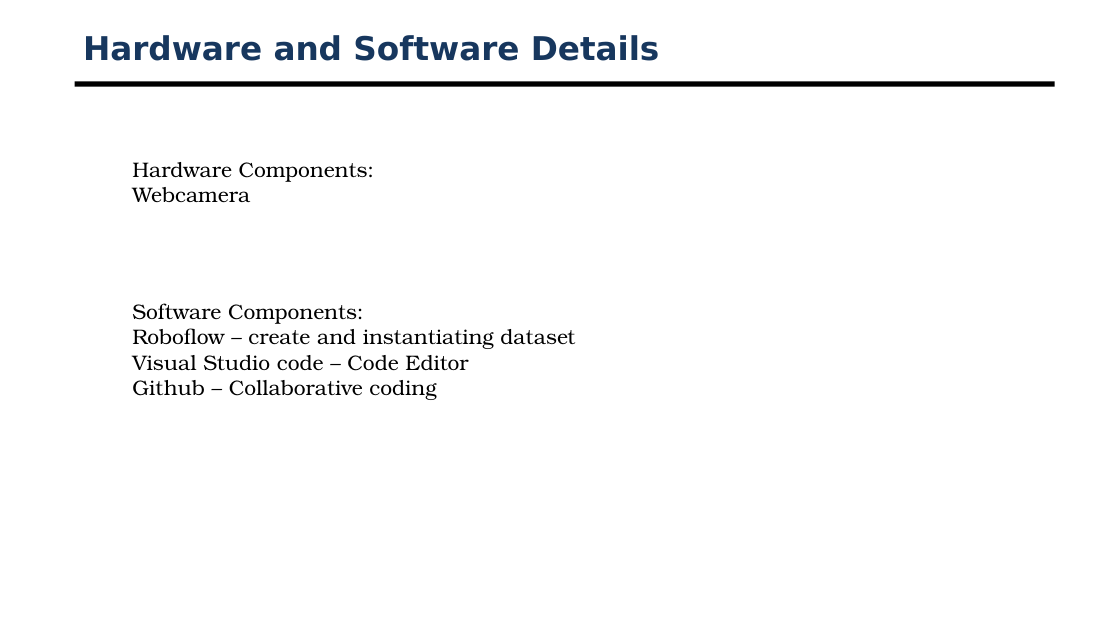
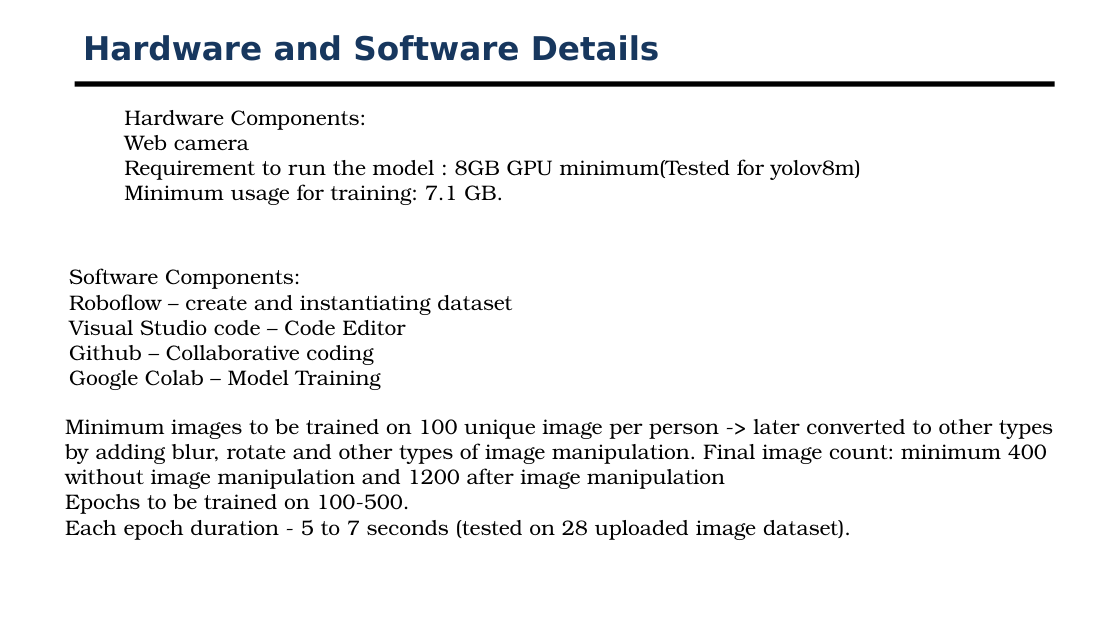
Before and after one commit to rishi-ragav/Sentinel-tracking-system, a slide deck: slide 7 of Review 1/Review 1.pptx (slide 6 before the commit). Drawn at 1120x630 pixels with LibreOffice and Linux fonts; fonts in the diff are those of the drawing; background and template pictures are left out. Boxes give left, top, right and bottom in pixels: in the first picture for what was removed or moved away, otherwise in the second. Text is boxed around its words. In the diff, an @@ line names an element or a change of style, - is before the commit and + after.

```diff
--- a/Review 1/Review 1.pptx
+++ b/Review 1/Review 1.pptx
@@ text "Hardware Components:": place and size @@
-text "Hardware Components:" at bbox=[132, 162, 375, 202]
+text "Hardware Components:" at bbox=[124, 110, 861, 205]
@@ text at bbox=[124, 135, 861, 205]: text changed @@
-Webcamera
+Web camera
+Requirement to run the model : 8GB GPU minimum(Tested for yolov8m)
+Minimum usage for training: 7.1 GB.
@@ text "Software Components:": place and size @@
-text "Software Components:" at bbox=[132, 303, 575, 400]
+text "Software Components:" at bbox=[69, 268, 512, 390]
@@ text at bbox=[69, 370, 381, 390]: paragraph added @@
+Google Colab – Model Training
@@ text added at bbox=[65, 419, 1053, 540], 18 pt, text #000000 @@
+Minimum images to be trained on 100 unique image per person -> later converted to other types by adding blur, rotate and other types of image manipulation. Final image count: minimum 400 without image manipulation and 1200 after image manipulation
+Epochs to be trained on 100-500.
+Each epoch duration - 5 to 7 seconds (tested on 28 uploaded image dataset).
```
Also in this commit, not shown: 2 slides added, 4 other files.
